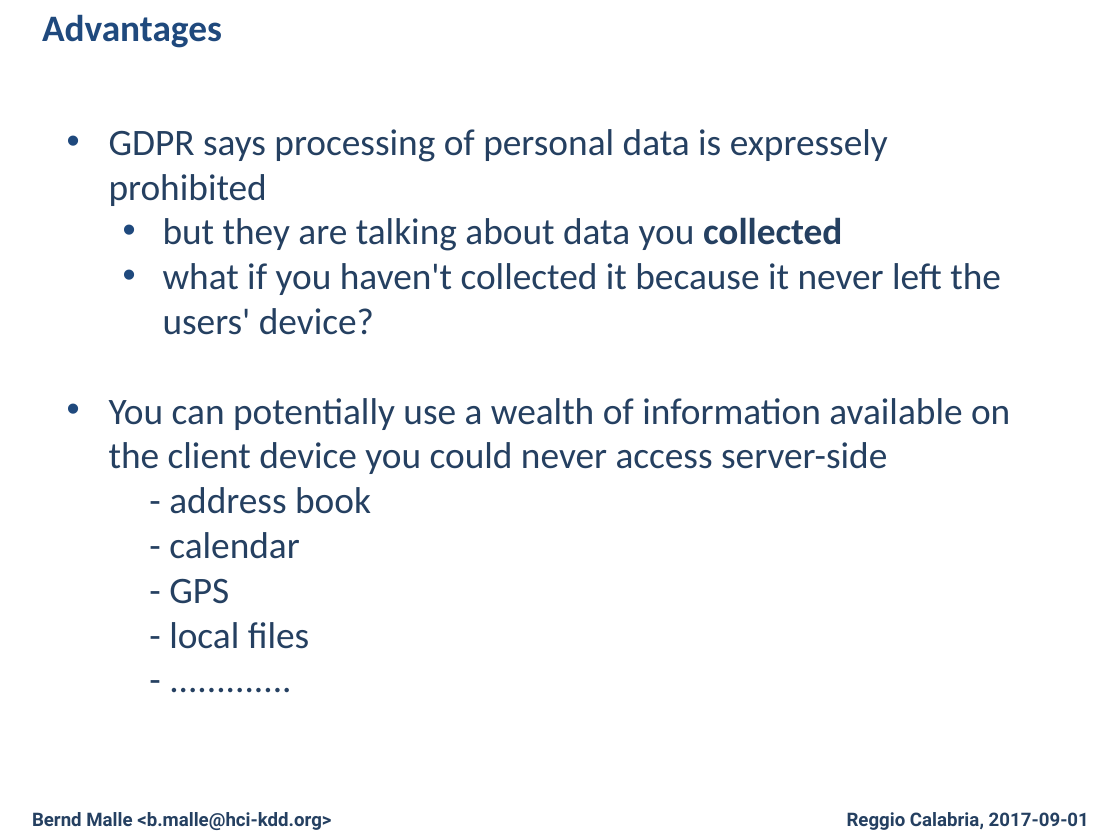
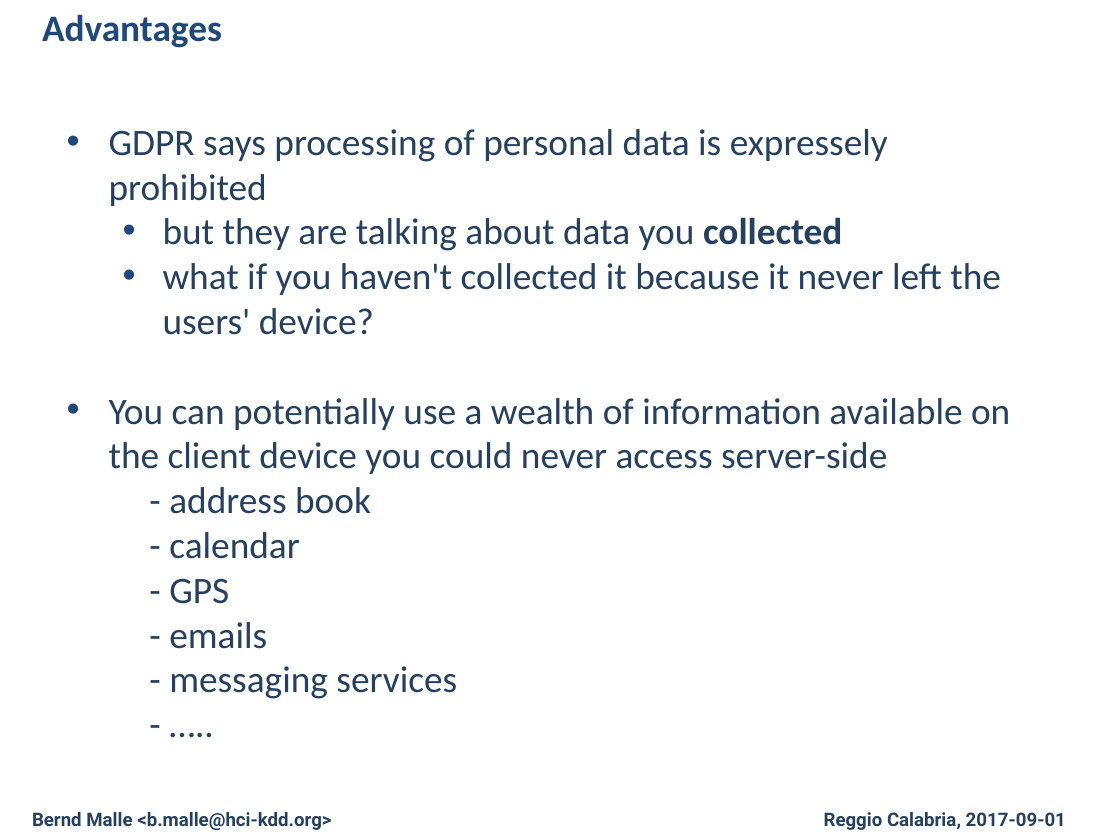
Before and after one commit to cassinius/phd-presentations, a slide deck: slide 12 of 2017/CD-MAKE_2017/Fed/Federated_Learning_Local_Sphere.pptx. Drawn at 1120x840 pixels with LibreOffice and Linux fonts; fonts in the diff are those of the drawing; background and template pictures are left out. Boxes give left, top, right and bottom in pixels: in the first picture for what was removed or moved away, otherwise in the second. Text is boxed around its words. In the diff, an @@ line names an element or a change of style, - is before the commit and + after.

```diff
--- a/2017/CD-MAKE_2017/Fed/Federated_Learning_Local_Sphere.pptx
+++ b/2017/CD-MAKE_2017/Fed/Federated_Learning_Local_Sphere.pptx
@@ text at box(169, 622, 457, 699): text changed @@
-- local files
-- .............
+- emails
+- messaging services
+- …..
@@ text "Reggio Calabria, 2017-09-01": place and size @@
-text "Reggio Calabria, 2017-09-01" at box(847, 812, 1089, 830)
+text "Reggio Calabria, 2017-09-01" at box(824, 812, 1066, 830)
```
Also in this commit, not shown: 15 other slides changed, 1 other file.
